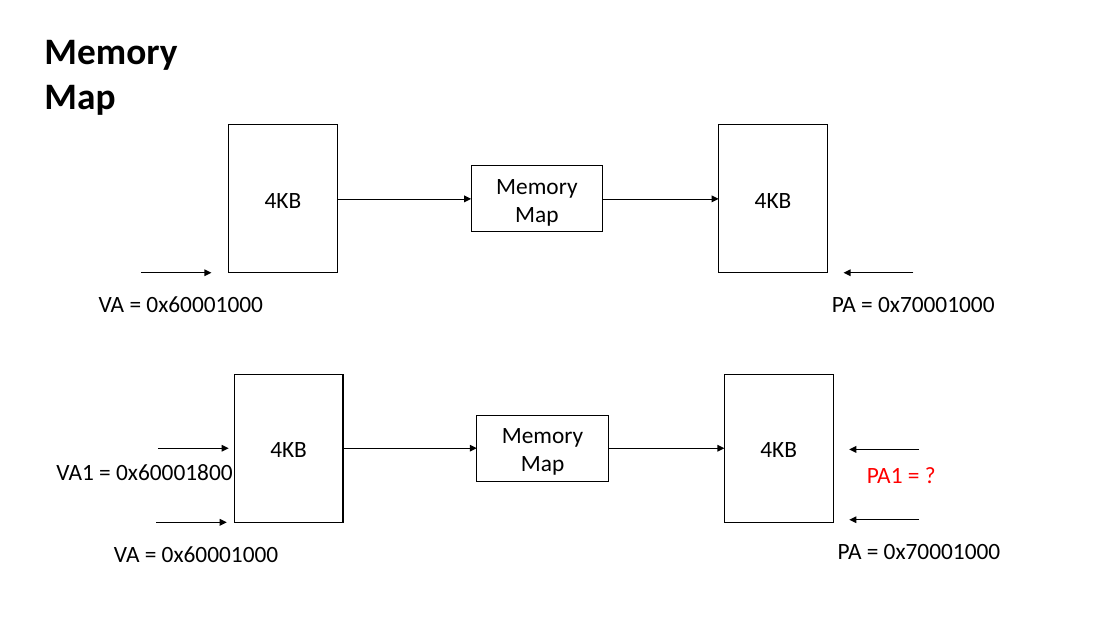
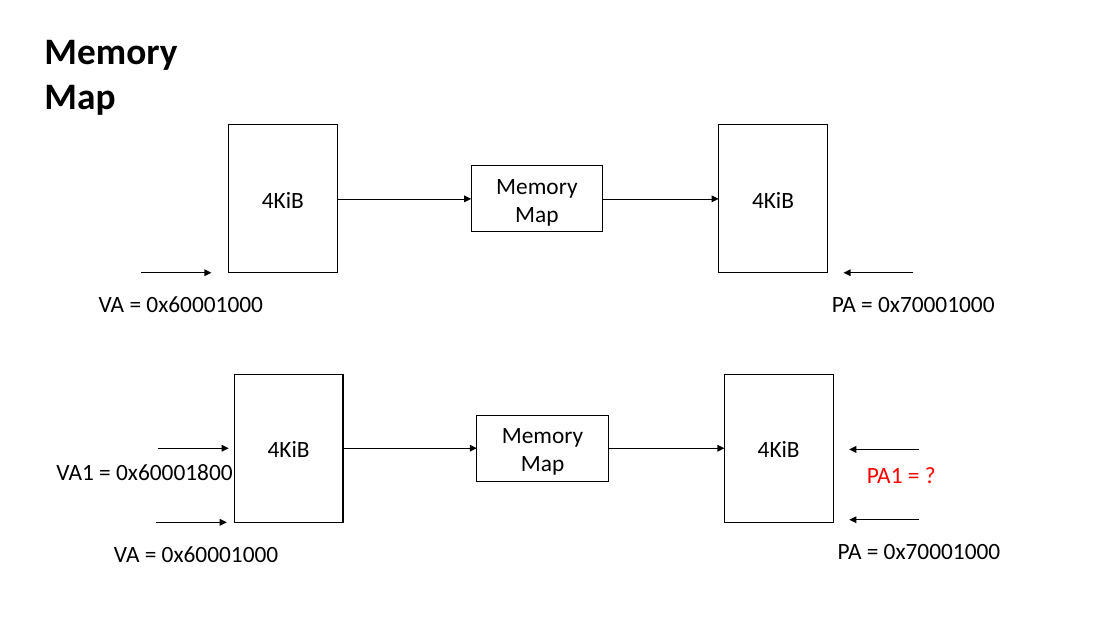
Before and after one commit to zhangzhics/CITS5503_Sem2, a slide deck: slide 11 of Live-lecture-slides/CITS5503Virtualization_DynamoDB_week4.pptx. Drawn at 1120x630 pixels with LibreOffice and Linux fonts; fonts in the diff are those of the drawing. Boxes give left, top, right and bottom in pixels: in the first picture for what was removed or moved away, otherwise in the second. Text is boxed around its words. In the diff, an @@ line names an element or a change of style, - is before the commit and + after.

Commit message:
corrected typos in slides of week 4

```diff
--- a/Live-lecture-slides/CITS5503Virtualization_DynamoDB_week4.pptx
+++ b/Live-lecture-slides/CITS5503Virtualization_DynamoDB_week4.pptx
@@ text in rectangle at [262,192,304,208]: text changed @@
-4KB
+4KiB
@@ text in rectangle at [752,192,794,208]: text changed @@
-4KB
+4KiB
@@ text in rectangle at [268,441,310,457]: text changed @@
-4KB
+4KiB
@@ text in rectangle at [758,441,800,457]: text changed @@
-4KB
+4KiB
```
Also in this commit, not shown: 19 other slides changed.
